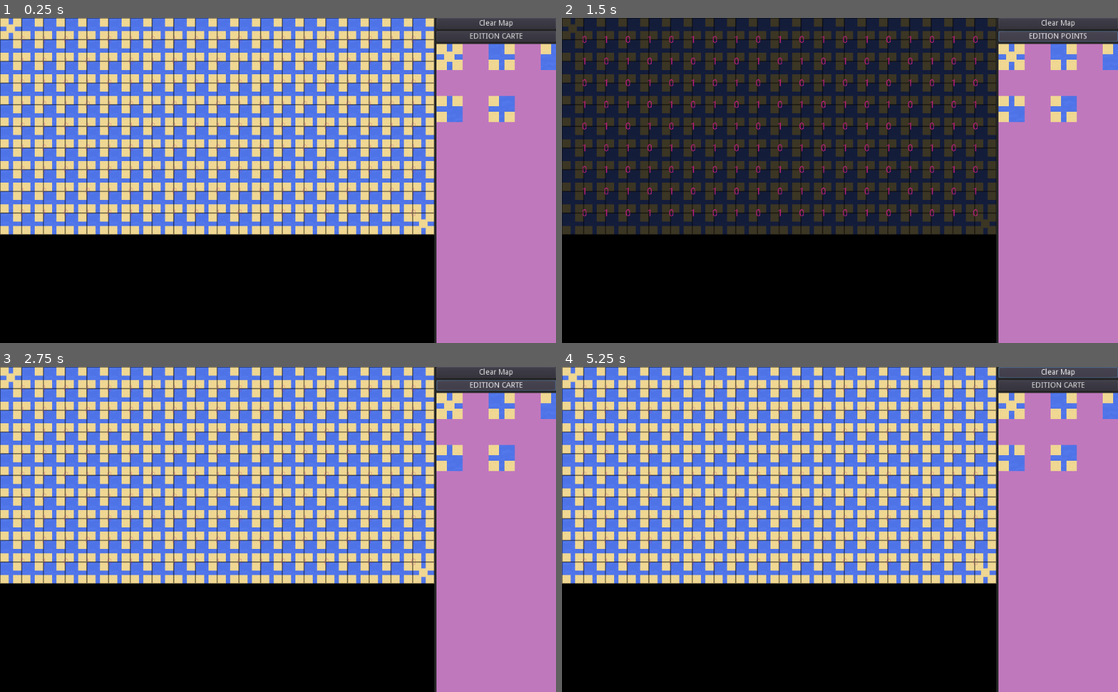
Above: before the commit, frames 1-4 (two rows, left to right).
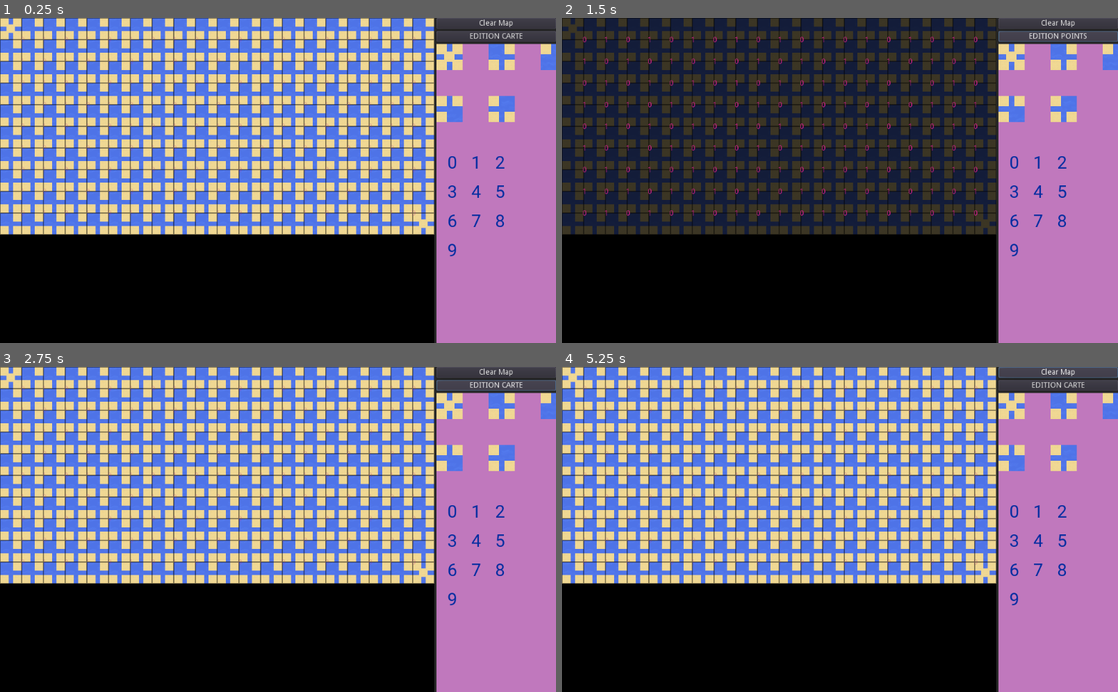
Above: after the commit, the same moments.

Repository: prologin/prologin2024
Game: Godot game, scene res://Scenes/MapEditor/MapEditor.tscn
Two runs of this game, one before a commit and one after it. Both use one fixed random seed, a clock stepped at 60 frames per second and the inputs below.
Inputs:
- Up to frame 1 (0.25 s): no input
- Up to frame 2 (1.5 s): click "Clear Map" at 0.5 s; click "EDITION CARTE" at 1.25 s
- Up to frame 3 (2.75 s): click "EDITION POINTS" at 2 s
- Up to frame 4 (5.25 s): click "Clear Map" at 2.75 s; click "EDITION CARTE" at 3.5 s; click "EDITION POINTS" at 4.25 s; click "Clear Map" at 5 s

The runs differ from the first frame. In frame 1, 0.6% of the frame differs, in the area x 3-91%, y 5-74%; in frame 2, 1.8%; in frame 3, 0.6%; in frame 4, 0.6%.

Commit message:
front(editor): Point selector ui

Diff:
--- /dev/null
+++ b/gui/godot/Assets/Font.tres
@@ -0,0 +1,7 @@
+[gd_resource type="DynamicFont" load_steps=2 format=2]
+
+[ext_resource path="res://Assets/roboto.ttf" type="DynamicFontData" id=1]
+
+[resource]
+size = 32
+font_data = ExtResource( 1 )
--- a/gui/godot/Scenes/MapEditor/MapEditor.tscn
+++ b/gui/godot/Scenes/MapEditor/MapEditor.tscn
@@ -1,9 +1,10 @@
-[gd_scene load_steps=5 format=2]
+[gd_scene load_steps=6 format=2]
 
 [ext_resource path="res://Scripts/Scenes/MapEditor/MapEditor.gd" type="Script" id=1]
 [ext_resource path="res://Scenes/Viewer/Viewer.tscn" type="PackedScene" id=2]
 [ext_resource path="res://Assets/Tileset.tres" type="TileSet" id=3]
 [ext_resource path="res://Scripts/Scenes/MapEditor/BGSelector.gd" type="Script" id=4]
+[ext_resource path="res://Assets/Font.tres" type="DynamicFont" id=5]
 
 [node name="MapEditor" type="Node2D"]
 script = ExtResource( 1 )
@@ -79,6 +80,23 @@
 tile_data = PoolIntArray( 0, 0, 0, 2, 1, 0, 4, 2, 0, 131072, 3, 0, 131074, 4, 0 )
 script = ExtResource( 4 )
 
+[node name="PointsSelector" type="GridContainer" parent="HBoxContainer/Selector/VBoxContainer/ViewportContainer/Viewport"]
+margin_left = 20.0
+margin_top = 200.0
+margin_right = 52.0
+margin_bottom = 319.0
+columns = 3
+
+[node name="PointsSelectorSample" type="Label" parent="HBoxContainer/Selector/VBoxContainer/ViewportContainer/Viewport"]
+visible = false
+modulate = Color( 0, 0.172549, 0.631373, 1 )
+margin_top = 200.0
+margin_right = 8.0
+margin_bottom = 231.0
+custom_fonts/font = ExtResource( 5 )
+text = "0
+"
+
 [connection signal="bg_drag" from="HBoxContainer/ViewportContainer/Viewport/Viewer" to="." method="_on_Viewer_bg_drag"]
 [connection signal="bg_left_click" from="HBoxContainer/ViewportContainer/Viewport/Viewer" to="." method="_on_Viewer_bg_left_click"]
 [connection signal="pressed" from="HBoxContainer/Selector/VBoxContainer/ClearMap" to="." method="_on_ClearMap_pressed"]
--- a/gui/godot/Scenes/Viewer/Viewer.tscn
+++ b/gui/godot/Scenes/Viewer/Viewer.tscn
@@ -1,10 +1,10 @@
-[gd_scene load_steps=8 format=2]
+[gd_scene load_steps=7 format=2]
 
 [ext_resource path="res://Scripts/Scenes/Viewer.gd" type="Script" id=1]
 [ext_resource path="res://Assets/Tileset.tres" type="TileSet" id=2]
 [ext_resource path="res://Scripts/Scenes/MapEditor/InteractiveTileMap.gd" type="Script" id=3]
 [ext_resource path="res://Assets/tilemap.png" type="Texture" id=4]
-[ext_resource path="res://Assets/roboto.ttf" type="DynamicFontData" id=5]
+[ext_resource path="res://Assets/Font.tres" type="DynamicFont" id=5]
 
 [sub_resource type="TileSet" id=1]
 0/name = "tilemap.png 0"
@@ -21,10 +21,6 @@
 0/shape_one_way_margin = 0.0
 0/shapes = [  ]
 0/z_index = 0
-
-[sub_resource type="DynamicFont" id=2]
-size = 42
-font_data = ExtResource( 5 )
 
 [node name="Viewer" type="Node2D"]
 script = ExtResource( 1 )
@@ -58,7 +54,7 @@
 margin_top = 68.0
 margin_right = 138.0
 margin_bottom = 127.0
-custom_fonts/font = SubResource( 2 )
+custom_fonts/font = ExtResource( 5 )
 text = "42"
 align = 1
 valign = 1
--- a/gui/godot/Scripts/Scenes/MapEditor/MapEditor.gd
+++ b/gui/godot/Scripts/Scenes/MapEditor/MapEditor.gd
@@ -2,6 +2,8 @@
 
 onready var viewer : Viewer = $HBoxContainer/ViewportContainer/Viewport/Viewer
 onready var editor_mode_toggle : Button = $HBoxContainer/Selector/VBoxContainer/EditorModeToggle
+onready var points_selector = $HBoxContainer/Selector/VBoxContainer/ViewportContainer/Viewport/PointsSelector
+onready var points_selector_sample = $HBoxContainer/Selector/VBoxContainer/ViewportContainer/Viewport/PointsSelectorSample
 
 var bg_selection = null
 var is_points_editor_mode = false
@@ -10,6 +12,7 @@
 func _ready():
 	_on_ClearMap_pressed()
 	update_editor_mode()
+	update_selector()
 
 
 # --- UI ---
@@ -23,14 +26,24 @@
 		viewer.set_alpha(1, alpha_disabled)
 
 
+func update_selector():
+	for i in range(10):
+		var node = points_selector_sample.duplicate()
+		node.text = str(i)
+		node.visible = true
+		node.rect_min_size = Vector2(40, 50)
+		points_selector.add_child(node)
+
+
 # --- Click ---
 func _on_Viewer_bg_drag(pos):
-	if bg_selection != null and viewer.map.carte[pos[1]][pos[0]] != bg_selection:
+	# Edit map
+	if not is_points_editor_mode and bg_selection != null and viewer.map.carte[pos[1]][pos[0]] != bg_selection:
 		viewer.map.carte[pos[1]][pos[0]] = bg_selection
 		viewer.update_all(viewer.map)
 
 
-# --- Selector ---
+# --- Signals ---
 func _on_ClearMap_pressed():
 	var map = Models.Map.new()
 	map.init(20, 10)
--- a/gui/godot/project.godot
+++ b/gui/godot/project.godot
@@ -36,6 +36,10 @@
 run/main_scene="res://Scenes/MapEditor/MapEditor.tscn"
 config/icon="res://icon.png"
 
+[global]
+
+theme=false
+
 [gui]
 
 common/drop_mouse_on_gui_input_disabled=true
